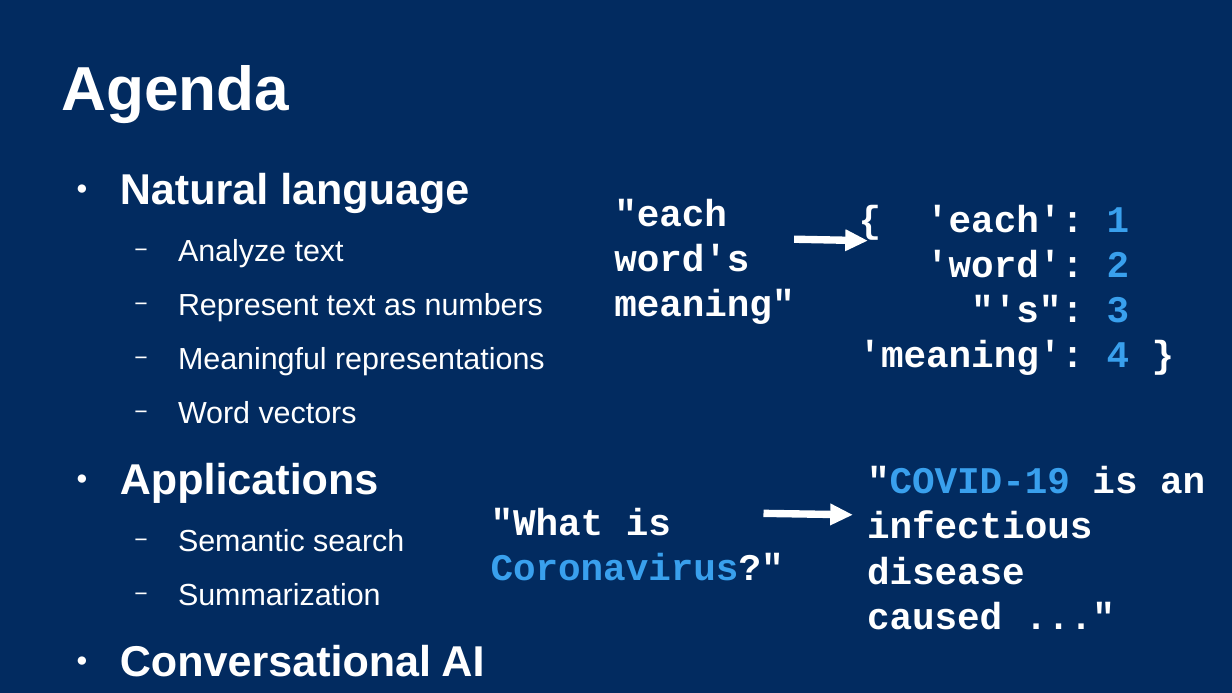
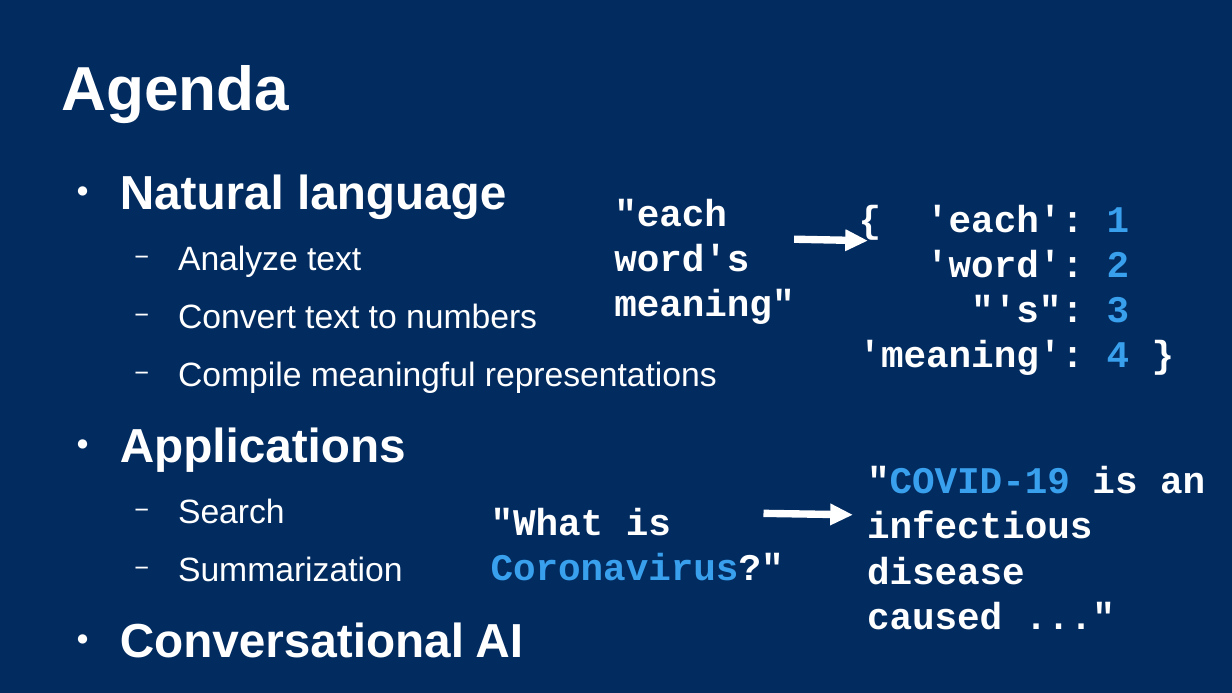
Before and after one commit to totalgood/dsdh, a slide deck: slide 3 of modules/L06/L6--NLP.odp. Drawn at 1232x693 pixels with LibreOffice and Linux fonts; fonts in the diff are those of the drawing. Boxes give left, top, right and bottom in pixels: in the first picture for what was removed or moved away, otherwise in the second. Text is boxed around its words. In the diff, an @@ line names an element or a change of style, - is before the commit and + after.

```diff
--- a/modules/L06/L6--NLP.odp
+++ b/modules/L06/L6--NLP.odp
@@ text at [120, 174, 523, 658]: size 25.2 to 27.9 pt in "Natural language", "Applications", "Conversational AI"; size 17.8 to 19.7 pt in "Analyze text", "Summarization", "Therapy", "First Aid" @@
@@ text at [178, 303, 717, 393]: text changed; size 17.8 to 19.7 pt @@
-  − Represent text as numbers
-  − Meaningful representations
-  − Word vectors
+  − Convert text to numbers
+  − Compile meaningful representations
@@ text at [178, 498, 285, 524]: text changed; size 17.8 to 19.7 pt @@
-  − Semantic search
+  − Search
```
Also in this commit, not shown: 2 other slides changed, 4 other files.
